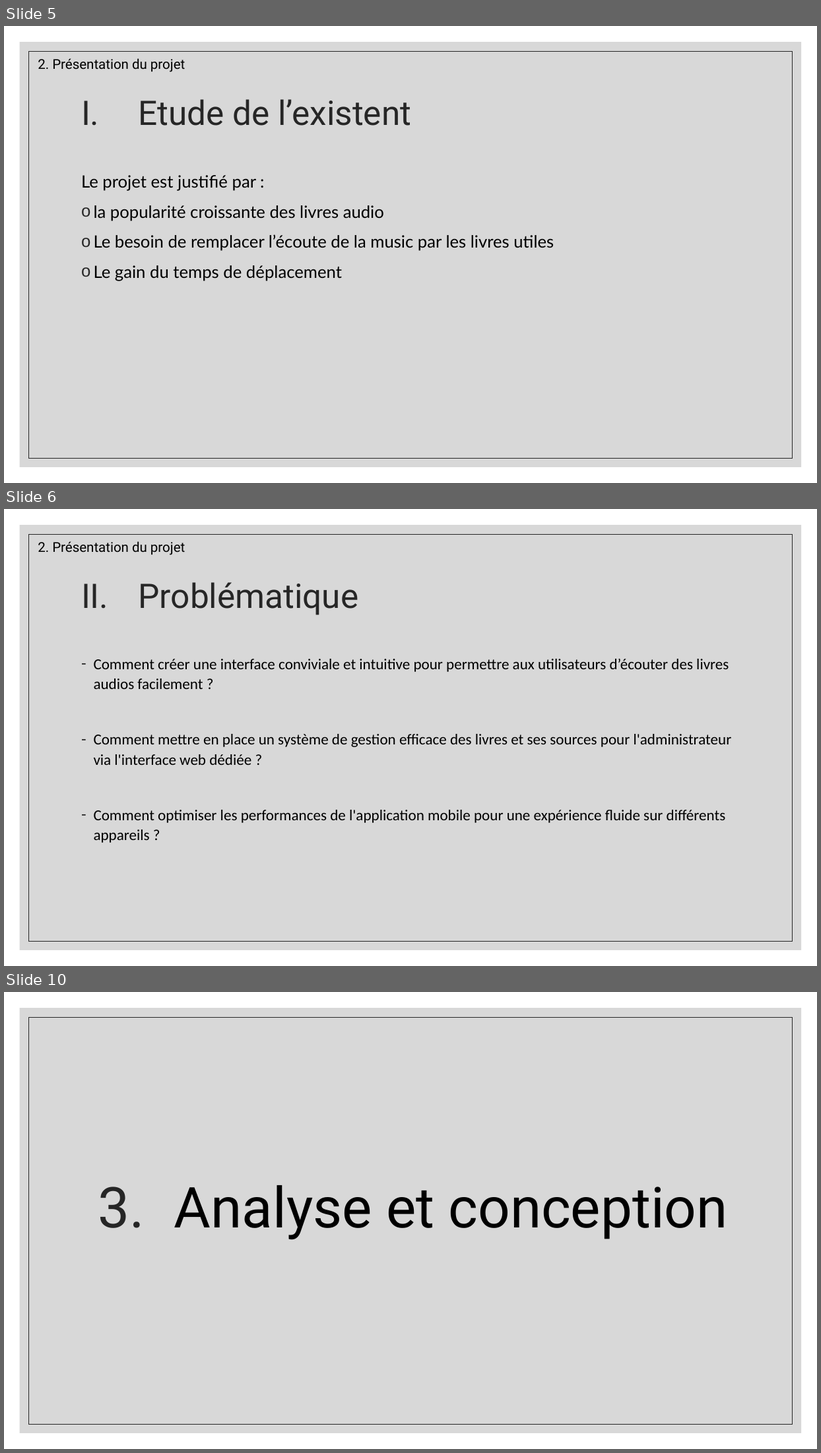
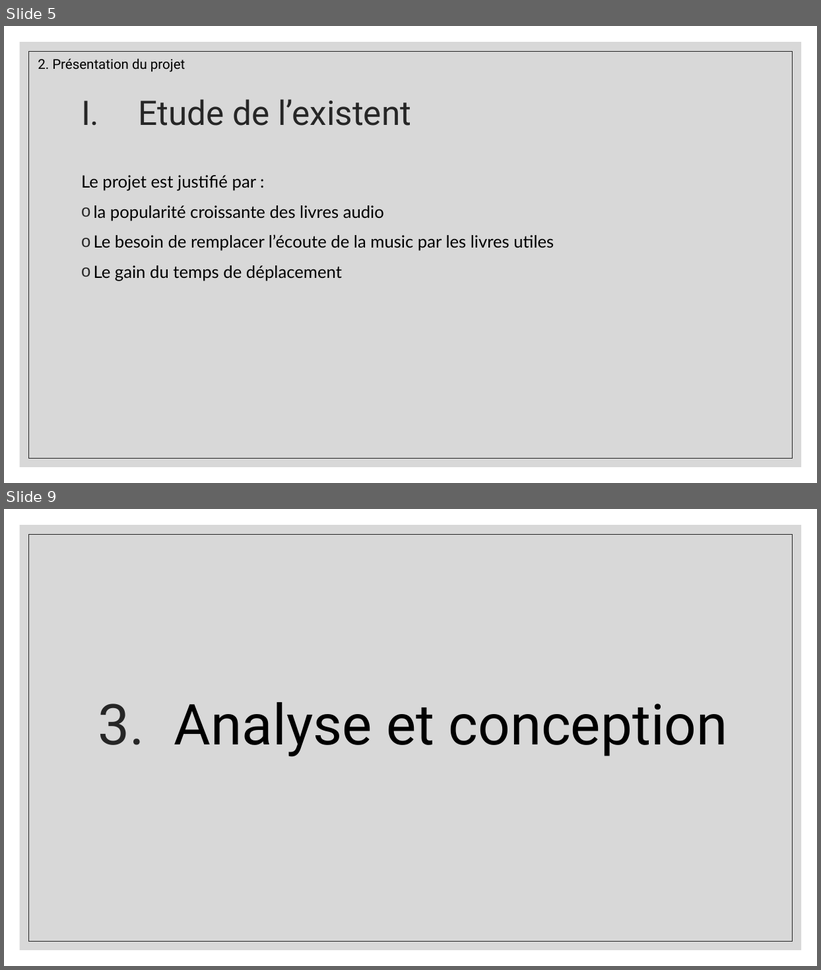
Before and after one commit to Abdellahi762/pfe, a slide deck: PFE Rapports/PROJET DE FIN D'ÉTUDES.pptm. Shown one above the other, each under a label of ours: slides 5, 6 and 10 before the commit, slides 5 and 9 after it; the slides between them are not shown. The pictures are 821x1453 and 821x970 pixels, drawn with LibreOffice and Linux fonts; fonts in the diff are those of the drawing. Boxes give left, top, right and bottom in pixels: in the first picture for what was removed or moved away, otherwise in the second. Text is boxed around its words. In the diff, an @@ line names an element or a change of style, - is before the commit and + after.

```diff
--- a/PFE Rapports/PROJET DE FIN D'ÉTUDES.pptm
+++ b/PFE Rapports/PROJET DE FIN D'ÉTUDES.pptm
@@ slide 6 removed at (4, 509, 817, 966), background #FFFFFF; not listed: 2 template elements that a slide beside it also shows @@
@@ text removed at (38, 541, 185, 555) @@
-2. Présentation du projet
@@ title removed at (139, 582, 359, 615) @@
-II. Problématique
@@ text removed at (94, 659, 732, 843) @@
-– Comment créer une interface conviviale et intuitive pour permettre aux utilisateurs d’écouter des livres audios facilement ?
-– Comment mettre en place un système de gestion efficace des livres et ses sources pour l'administrateur via l'interface web dédiée ?
-– Comment optimiser les performances de l'application mobile pour une expérience fluide sur différents appareils ?
@@ what was slide 10 is now slide 9 @@
```
Also in this commit, not shown: 1 slide changed, 7 other files.
